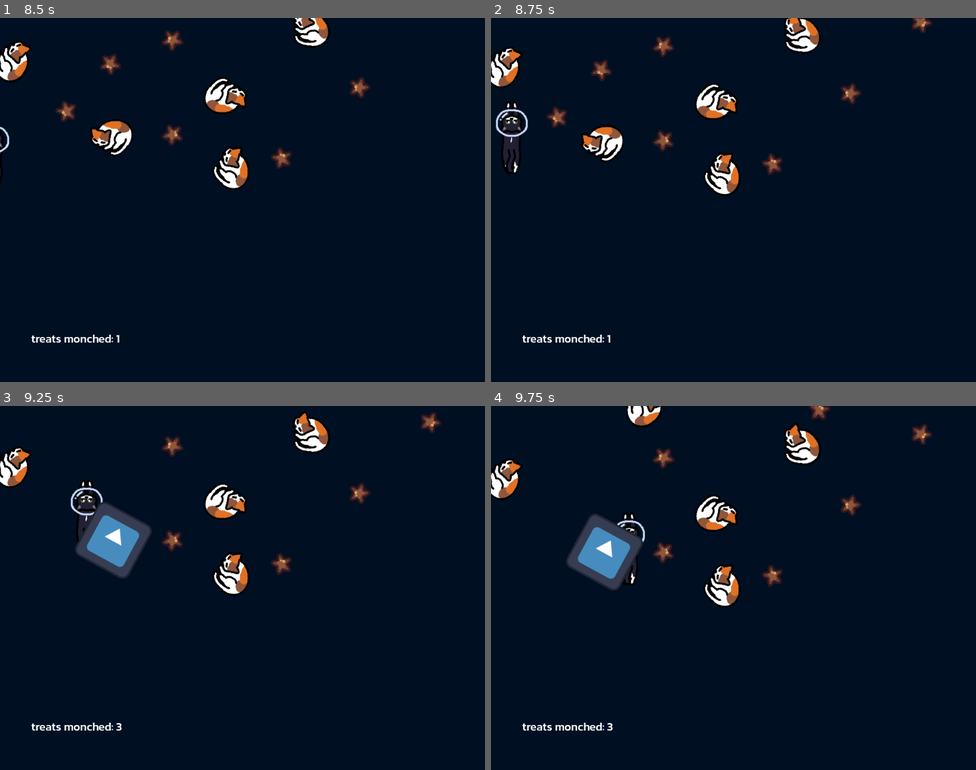
Above: before the commit, frames 1-4 (two rows, left to right).
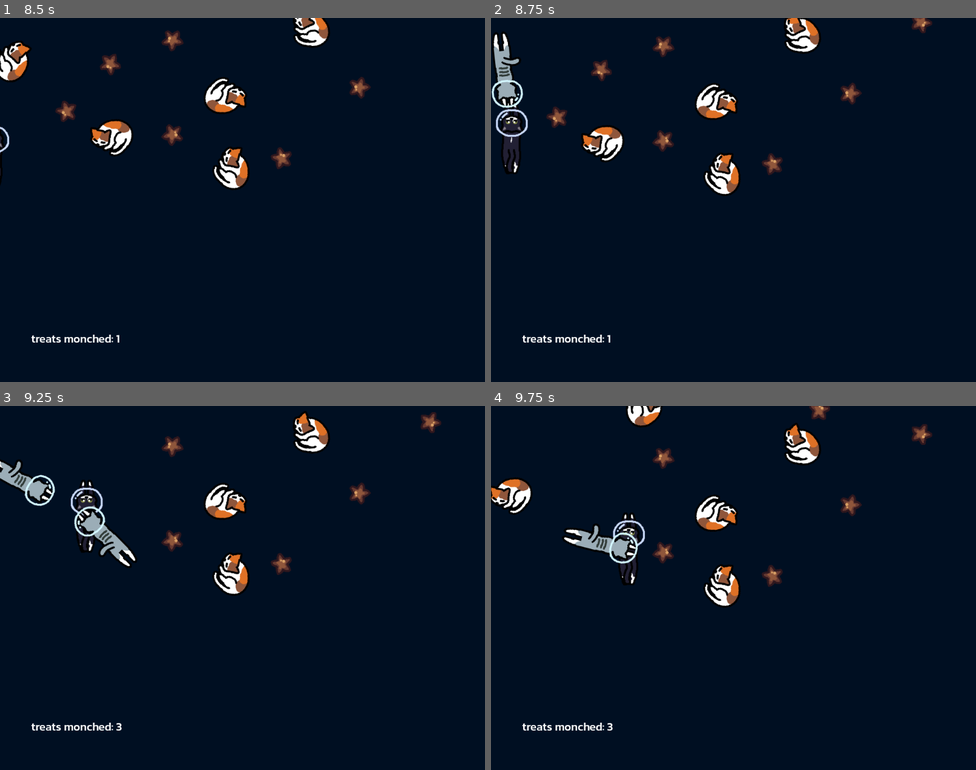
Above: after the commit, the same moments.

Repository: Kim-Lan/space-cat
Game: Godot game, scene res://main.tscn
The game is run twice, just before and just after one commit, with the same random seed, the same clock (stepped at 60 frames per second) and the same inputs. The engine's default icon, where the game draws it, is replaced by a stand-in: a white triangle on a blue panel in a dark square.
Inputs:
- Up to frame 1 (8.5 s): click "Start" at 0.5 s; hold Right (right) 1.28-2.03 s; hold Down (down) 2.03-2.78 s; hold Right (right) 2.78-3.53 s; hold Up (up) 3.53-4.28 s; hold Left (left) 4.28-5.78 s; hold Down (down) 5.78-6.53 s; hold Right (right) 6.53-7.28 s; hold Up (up) 7.28-8.03 s; hold Right (right) from 8.03 s (still down)
- Up to frame 2 (8.75 s): keep holding Right (right)
- Up to frame 3 (9.25 s): release Right (right) at 8.78 s; hold Down (down) from 8.78 s (still down)
- Up to frame 4 (9.75 s): release Down (down) at 9.53 s; hold Left (left) from 9.53 s (still down)

Frame 1 is identical in both runs. In frame 2, 1.0% of the frame differs, in the area x 0-7%, y 3-25%; in frame 3, 3.2%, in the area x 0-32%, y 11-48%; in frame 4, 3.0%.

Commit message:
add tracking inside npc territory

Diff:
--- a/main.gd
+++ b/main.gd
@@ -32,7 +32,7 @@
 	# set instance position and velocity
 	instance.position = spawn_location.position
 	instance.rotation = randf_range(0, 2 * PI)
-	instance.velocity = AUTOSCROLL
+	instance.autoscroll = AUTOSCROLL
 
 	# spawn instance
 	add_child(instance)
--- a/npc.gd
+++ b/npc.gd
@@ -1,18 +1,33 @@
 extends Area2D
 
-var velocity: Vector2
+@export var autoscroll: Vector2
+
+var speed = 50
+
+var velocity: Vector2 = Vector2.ZERO
+var angy: bool = false
+var target: Area2D
 
 func _ready():
 	$AnimatedSprite2D.set_animation("eepy")
 	pass
 
 func _physics_process(delta):
-	position += velocity * delta
+	if angy:
+		var target_direction = target.position
+		look_at(target_direction)
+		velocity = transform.x * speed
+	else:
+		velocity = Vector2.ZERO
+	position += (velocity + autoscroll) * delta
 
 func _on_territory_area_entered(area):
+	angy = true
+	target = area
 	$AnimatedSprite2D.set_animation("angy")
 
-func _on_territory_area_exited(area):
+func _on_territory_area_exited(_area):
+	angy = false
 	$AnimatedSprite2D.set_animation("eepy")
 
 # delete itself once offscreen
--- a/npc.tscn
+++ b/npc.tscn
@@ -1,14 +1,14 @@
 [gd_scene load_steps=7 format=3 uid="uid://c1hb3s3wqw7ms"]
 
 [ext_resource type="Script" path="res://npc.gd" id="1_587je"]
-[ext_resource type="Texture2D" uid="uid://bq3b15s22teu4" path="res://icon.svg" id="2_ks621"]
+[ext_resource type="Texture2D" uid="uid://c6qaxopdogp85" path="res://assets/npc/npc_angy.png" id="2_rtqhm"]
 [ext_resource type="Texture2D" uid="uid://bd1g61ncobp24" path="res://assets/npc/npc_eepy.png" id="3_u7jjs"]
 
 [sub_resource type="SpriteFrames" id="SpriteFrames_fp7fr"]
 animations = [{
 "frames": [{
 "duration": 1.0,
-"texture": ExtResource("2_ks621")
+"texture": ExtResource("2_rtqhm")
 }],
 "loop": true,
 "name": &"angy",
@@ -27,7 +27,7 @@
 radius = 32.0
 
 [sub_resource type="CircleShape2D" id="CircleShape2D_gvhx0"]
-radius = 95.0474
+radius = 145.993
 
 [node name="NPC" type="Area2D"]
 collision_layer = 4
@@ -37,12 +37,7 @@
 
 [node name="AnimatedSprite2D" type="AnimatedSprite2D" parent="."]
 sprite_frames = SubResource("SpriteFrames_fp7fr")
-animation = &"eepy"
-
-[node name="Sprite2D" type="Sprite2D" parent="."]
-visible = false
-position = Vector2(3, 0)
-texture = ExtResource("3_u7jjs")
+animation = &"angy"
 
 [node name="CollisionShape2D" type="CollisionShape2D" parent="."]
 shape = SubResource("CircleShape2D_j2gw1")
@@ -51,7 +46,7 @@
 collision_layer = 4
 monitorable = false
 
-[node name="CollisionShape2D" type="CollisionShape2D" parent="TerritoryArea"]
+[node name="TerritoryCollisionShape" type="CollisionShape2D" parent="TerritoryArea"]
 shape = SubResource("CircleShape2D_gvhx0")
 
 [node name="VisibleOnScreenNotifier2D" type="VisibleOnScreenNotifier2D" parent="."]
--- a/player.gd
+++ b/player.gd
@@ -1,6 +1,7 @@
 extends Area2D
 
 signal health_depleted
+
 @export var autoscroll: Vector2
 
 const ACCELERATION = 400
@@ -52,12 +53,12 @@
 	if (position.y <= player_bounds.y / 2) or (position.y >= screen_size.y - player_bounds.y / 2):
 		velocity.y = 0
 
-func take_damage(dmg):
+func take_damage(dmg: int):
 	health -= dmg
 	if health <= 0:
 		hide()
 		health_depleted.emit()
 		$DamageArea.set_deferred("disabled", true)
 
-func _on_area_entered(area):
+func _on_area_entered(_area):
 	take_damage(1)
--- a/treat.gd
+++ b/treat.gd
@@ -2,18 +2,20 @@
 
 signal collected
 
-var velocity: Vector2
+@export var autoscroll: Vector2
+
+var velocity: Vector2 = Vector2.ZERO
 
 func _ready():
 	pass
 
 func _physics_process(delta):
-	position += velocity * delta
+	position += (velocity + autoscroll) * delta
 
 # delete itself once offscreen
 func _on_visible_on_screen_notifier_2d_screen_exited():
 	queue_free()
 
-func _on_area_entered(area):
+func _on_area_entered(_area):
 	queue_free()
 	collected.emit()
Binary file added: assets/npc/npc_angy.png
Not shown, added: assets/npc/npc_angy.png.import
